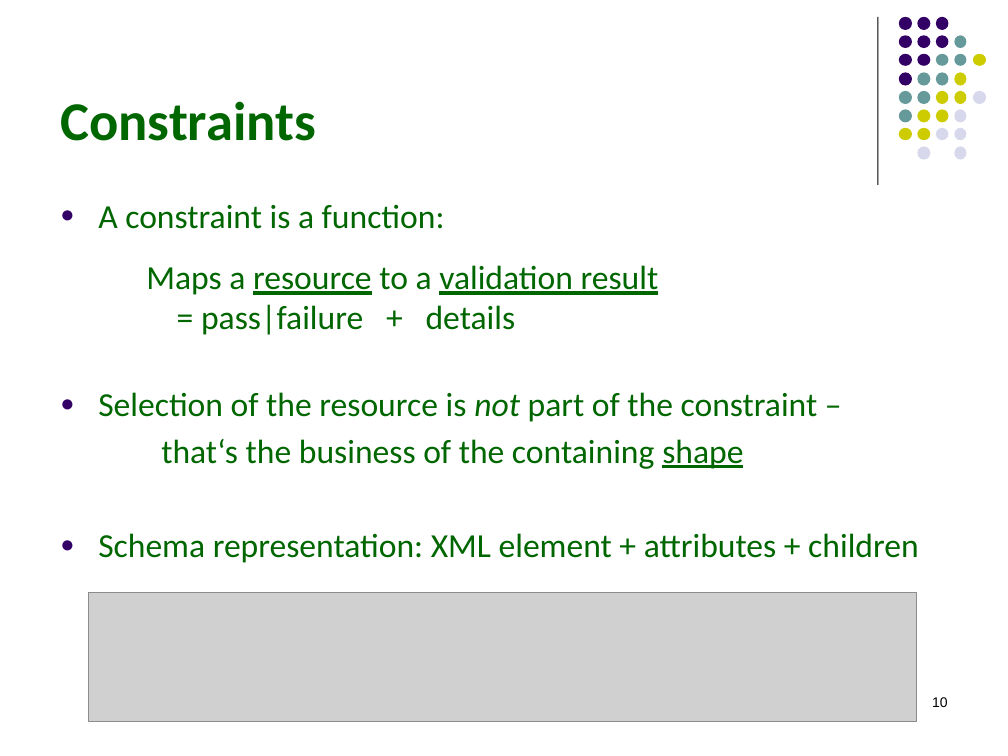
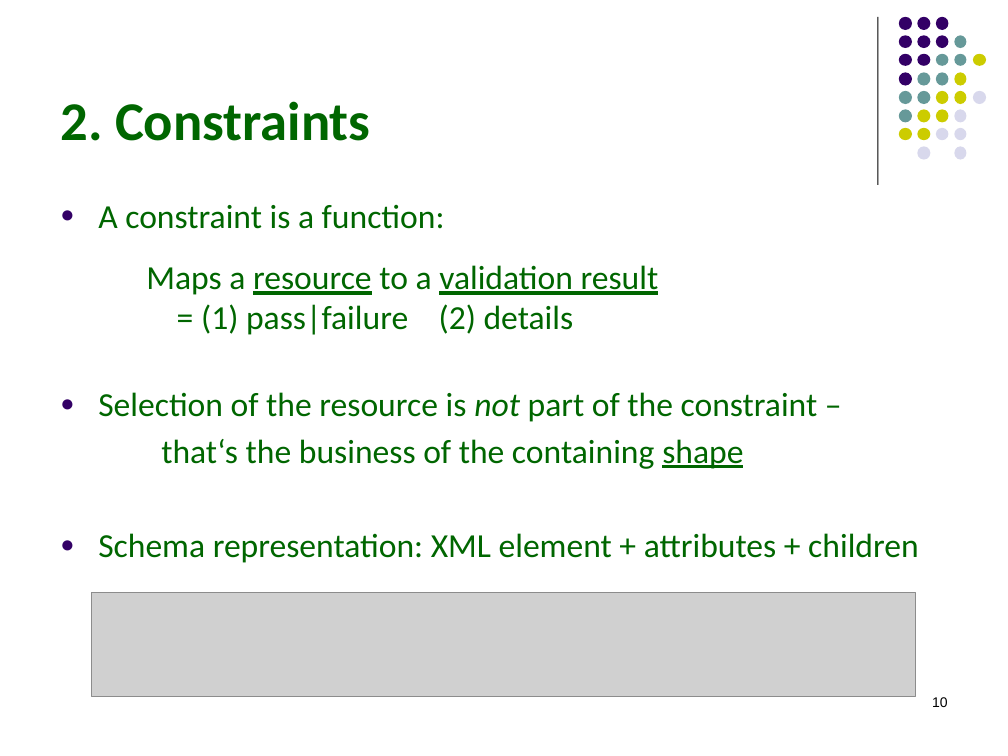
Before and after one commit to hrennau/greenfox, a slide deck: slide 10 of declarative-amsterdam-2020/an-introduction-to-greenfox/an-introduction-to-greenfox.pptx. Drawn at 1008x756 pixels with LibreOffice and Linux fonts; fonts in the diff are those of the drawing; grey boxes stand for pictures. Boxes give left, top, right and bottom in pixels: in the first picture for what was removed or moved away, otherwise in the second. Text is boxed around its words. In the diff, an @@ line names an element or a change of style, - is before the commit and + after.

```diff
--- a/declarative-amsterdam-2020/an-introduction-to-greenfox/an-introduction-to-greenfox.pptx
+++ b/declarative-amsterdam-2020/an-introduction-to-greenfox/an-introduction-to-greenfox.pptx
@@ title at bbox=[60, 101, 370, 141]: text changed @@
-Constraints
+2. Constraints
@@ text at bbox=[201, 304, 574, 335]: text changed @@
-= pass|failure + details
+= (1) pass|failure (2) details
@@ picture: place and size @@
-picture at bbox=[89, 593, 916, 722]
+picture at bbox=[92, 593, 916, 697]
```
Also in this commit, not shown: 26 other slides changed, 1 slide added, 1 slide removed, 1 other file.
